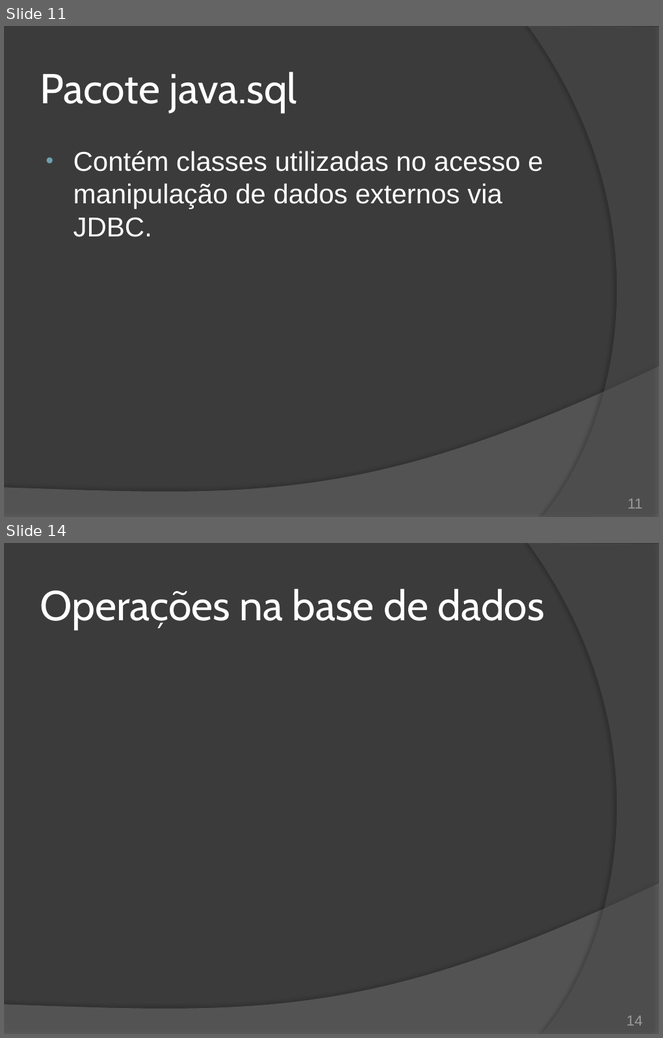
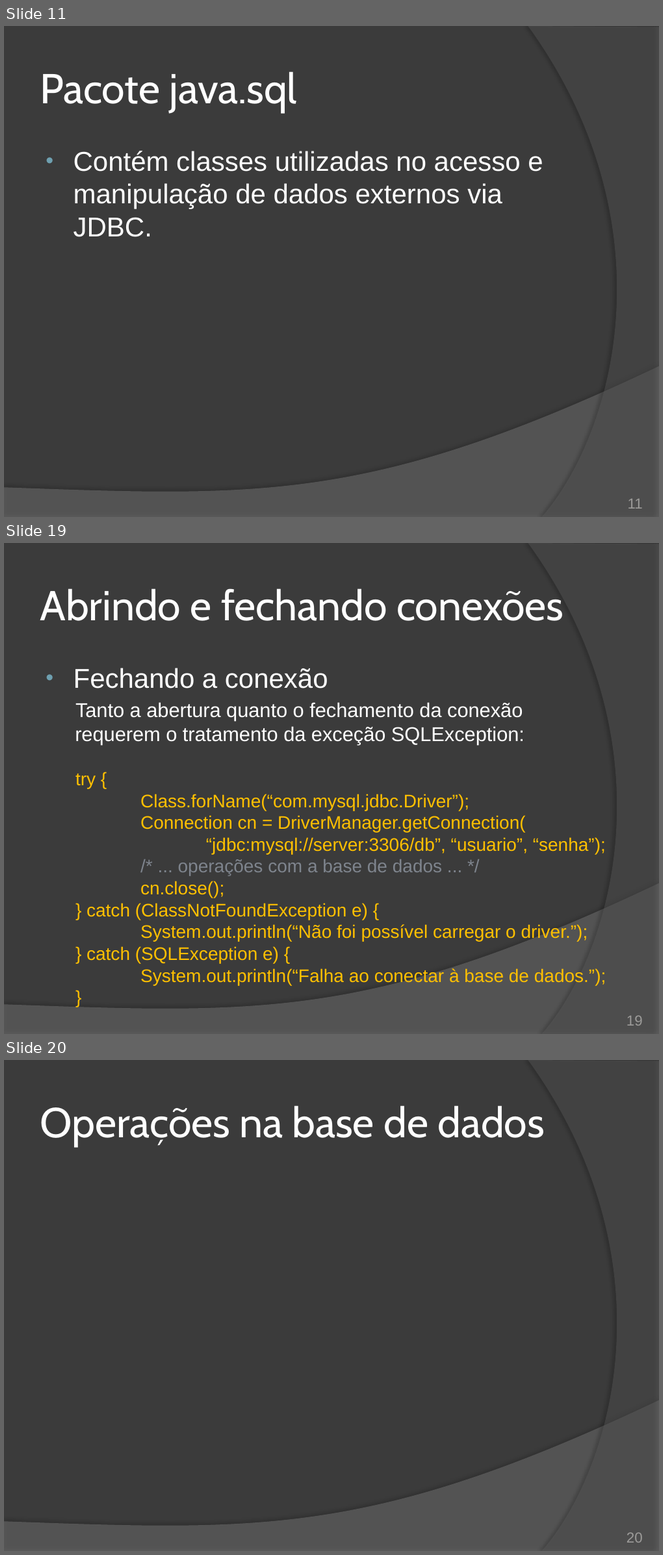
Before and after one commit to duchesqui/slzvieira-training, a slide deck: 2-Java-Programmer-Modulo-II/19.Capitulo11.pptx. Shown one above the other, each under a label of ours: slides 11 and 14 before the commit, slides 11, 19 and 20 after it; the slides between them are not shown. The pictures are 663x1038 and 663x1555 pixels, drawn with LibreOffice and Linux fonts; fonts in the diff are those of the drawing. Boxes give left, top, right and bottom in pixels: in the first picture for what was removed or moved away, otherwise in the second. Text is boxed around its words. In the diff, an @@ line names an element or a change of style, - is before the commit and + after.

Commit message:
JDBC: Carregamento do driver, URL de conexão, DriverManager e Connection.

```diff
--- a/2-Java-Programmer-Modulo-II/19.Capitulo11.pptx
+++ b/2-Java-Programmer-Modulo-II/19.Capitulo11.pptx
@@ slide 19 added at bbox=[4, 543, 659, 1034], background #3B3B3B; not listed: 2 template elements that a slide beside it also shows @@
@@ title added at bbox=[40, 589, 564, 621], 46 pt, text #FFFFFF @@
+Abrindo e fechando conexões
@@ text added at bbox=[74, 668, 607, 986], 20 pt, text #FFC000 @@
+• Fechando a conexão
+  Tanto a abertura quanto o fechamento da conexão requerem o tratamento da exceção SQLException:
+  try {
+  Class.forName(“com.mysql.jdbc.Driver”);
+  Connection cn = DriverManager.getConnection(
+  “jdbc:mysql://server:3306/db”, “usuario”, “senha”);
+  /* ... operações com a base de dados ... */
+  cn.close();
+  } catch (ClassNotFoundException e) {
+  System.out.println(“Não foi possível carregar o driver.”);
+  } catch (SQLException e) {
+  System.out.println(“Falha ao conectar à base de dados.”);
+  }
@@ page number added at bbox=[627, 1016, 643, 1026], 16 pt, text #9D9B9A @@
+19
@@ what was slide 14 is now slide 20 @@
@@ page number at bbox=[627, 1533, 643, 1543]: text changed @@
-14
+20
```
Also in this commit, not shown: 2 slides changed, 5 other slides added.
